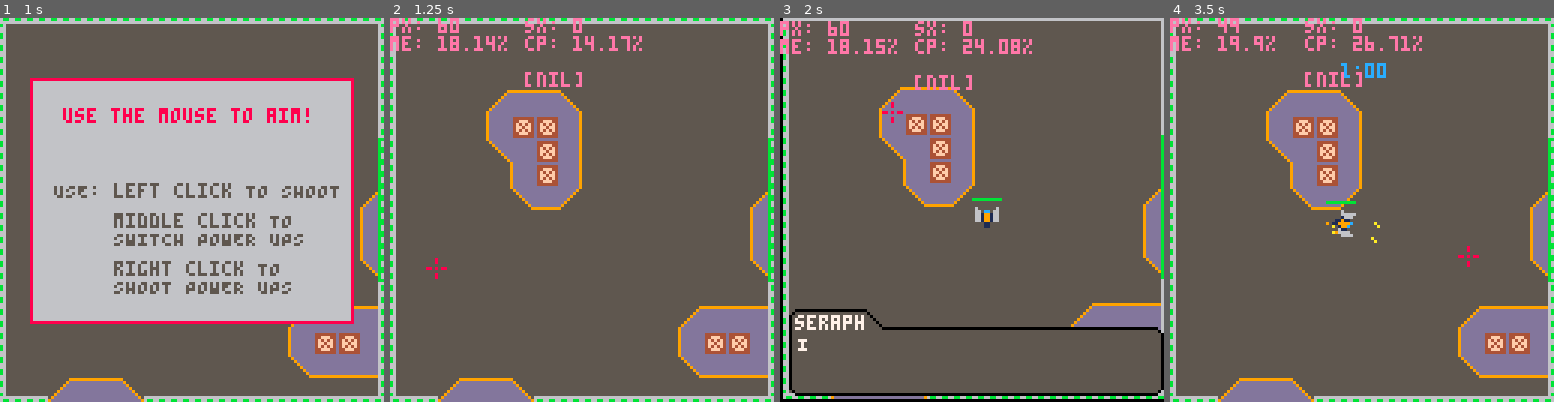
Above: before the commit, frames 1-4 (left to right).
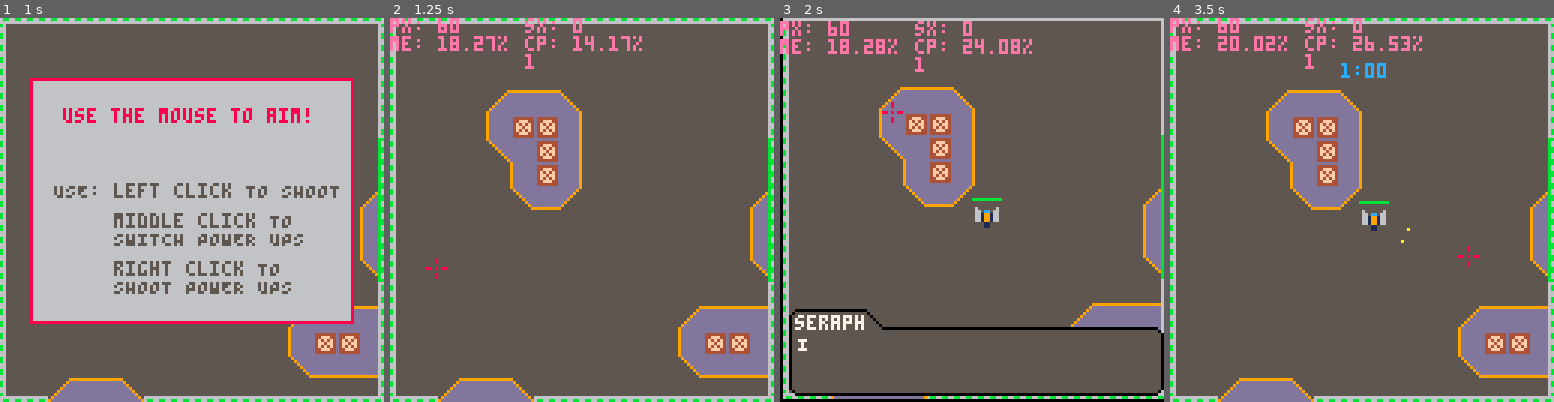
Above: after the commit, the same moments.

Repository: kbrewington/Negation
Game: PICO-8 cartridge negation.p8
The game is run twice, just before and just after one commit, with the same random seed, the same clock (stepped at 60 frames per second) and the same inputs.
Inputs (mouse positions are in pixels of both pictures, inside the frame that each line leads up to):
- Up to frame 1 (1 s): tap X (X key) at 0.33 s; click (280, 121) at 0.67 s; tap O (Z key) at 0.7 s
- Up to frame 2 (1.25 s): tap X (X key) at 1.07 s; click (436, 267) at 1.22 s
- Up to frame 3 (2 s): hold Right from 1.6 s (still down); tap O (Z key) at 1.7 s; click (887, 114) at 1.77 s; tap X (X key) at 1.85 s
- Up to frame 4 (3.5 s): release Right at 2.1 s; tap O (Z key) every 0.4 s from 2.1 to 3.3 s; hold Up 2.15-2.42 s; click (1342, 259) at 2.32 s; hold Right 2.47-3.03 s; click (1404, 106) at 2.87 s; tap X (X key) at 2.97 s; hold Left from 3.08 s (still down); click (1465, 256) at 3.42 s

Frame 1 is identical in both runs. In frame 2, 0.4% of the frame differs, in the area x 21-50%, y 4-18%; in frame 3, 0.3%; in frame 4, 1.2%, in the area x 12-63%, y 0-59%.

Commit message:
Started working on more enemy.type control when spawning. Started working on updating dialog function.

Diff:
--- a/negation.p8
+++ b/negation.p8
@@ -308,11 +308,11 @@
   if stat(1) > 1 then cpucolor = 8 end --means we're not using all 30 draws (bad)
   print("cp: " ..round(stat(1)*100, 2) .. "%", 45, 6, cpucolor)
 
-  print("", 45, 12, debug_color)
+  print(level_lvl, 45, 12, debug_color)
   print("", 0, 12, debug_color)
 
   print("", 0, 18, debug_color)
-  print(level_change, 45, 18, debug_color)
+  print("", 45, 18, debug_color)
 end
 
 function save_data()
@@ -497,11 +497,24 @@
 end
 
 function spawnenemies()
+
   for enemy in all(enemy_table) do
     if time() - wait.start_time >= enemy.time then
       repeat
         enemy.x,enemy.y = flr(rnd(120)), flr(rnd(120))
       until (distance(player, enemy) > 50 and not bump_all(enemy.x, enemy.y))
+
+      if (level_lvl == 1) enemy.type = "basic"
+      if level_lvl == 2 then
+        enemy.type = "basic"
+        if (rnd(99) < 20) enemy.type = "shooter"
+      end
+      if level.lvl == 3 then
+        if enemy.type == "exploder" then
+          if (rnd(99) < 80) enemy.type = "shooter"
+        end
+      end
+
       add(enemy_spawned, enemy)
       del(enemy_table, enemy)
     end
@@ -794,7 +807,7 @@
   spawn_enemies = false
 
   seraph = {}
-  seraph.text = "OKAY THAT SHOULD DO...*static*INCOM-*static* BIG *static*..."
+  seraph.text = "OKAY THAT SHOULD DO...*static*INCOM-*static* B-*static*..."
   drawdialog = true
   --wait.controls = true
   yield()
@@ -808,9 +821,15 @@
 
   kill_all_enemies()
 
+  seraph = {}
+  seraph.text = "NICE WORK. THE DOOR SHOULD OPEN NOW."
+  drawdialog = true
+  yield()
+
   wait.controls = true
   open_door = true
   level_change = true
+  drawdialog = false
   yield()
 
   --level.border.right = 248
@@ -1107,7 +1127,7 @@
     return
   end
 
-  if not wait.controls and not drawdialog then
+  if not wait.controls and #seraph.text == 0 then
     move = (bump(player.x + 4, player.y + 4, 1) or bump(player.x + 11, player.y + 11, 1)) and player_speed/2 or player_speed
     --[[
       up arrow
